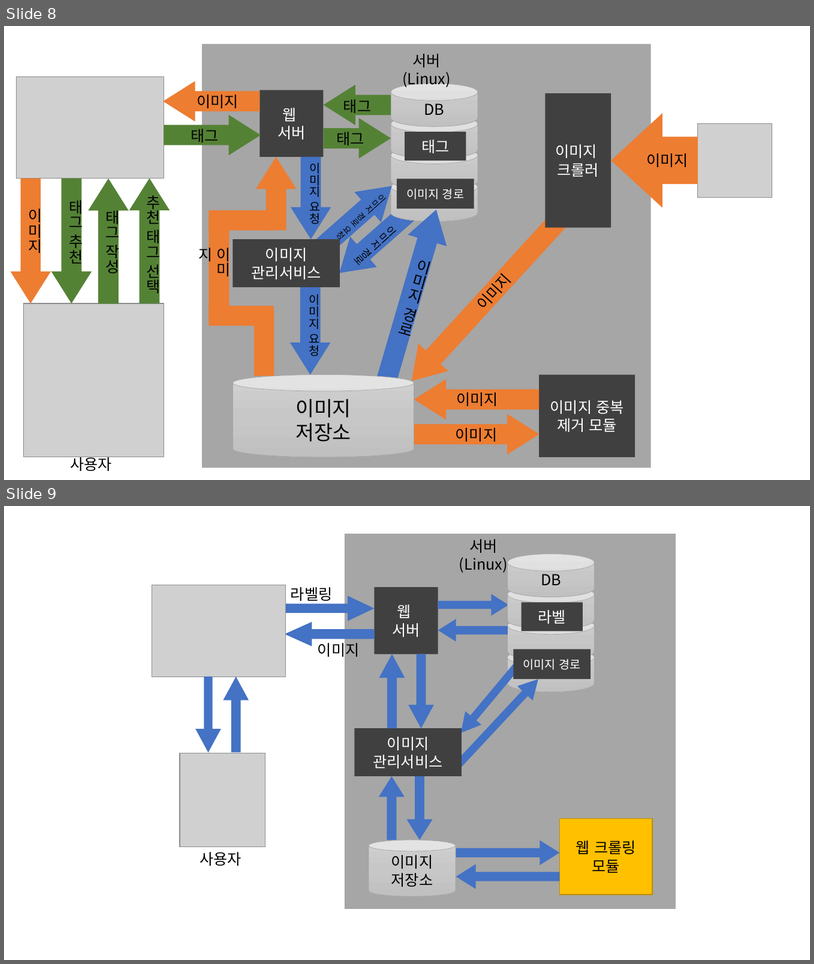
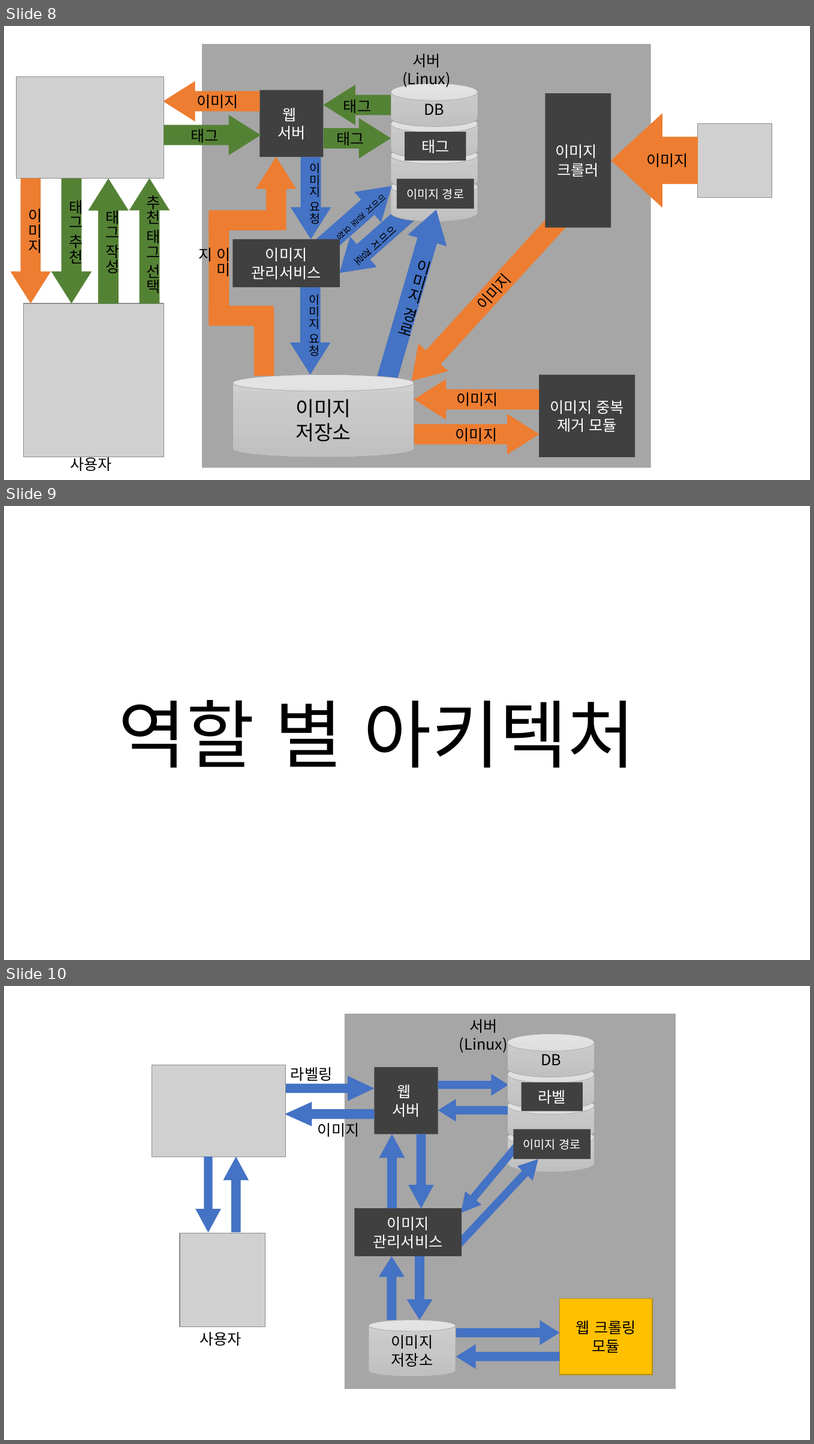
Before and after one commit to DCUSnSLab/Image-Labeling-Project, a slide deck: mdRes/Image_Labeling_Architecture_(ing).pptx. Shown one above the other, each under a label of ours: slides 8 and 9 before the commit, slides 8, 9 and 10 after it. The pictures are 814x964 and 814x1444 pixels, drawn with LibreOffice and Linux fonts; fonts in the diff are those of the drawing; grey boxes stand for pictures. Boxes give left, top, right and bottom in pixels: in the first picture for what was removed or moved away, otherwise in the second. Text is boxed around its words. In the diff, an @@ line names an element or a change of style, - is before the commit and + after.

Commit message:
아키텍처 수정

```diff
--- a/mdRes/Image_Labeling_Architecture_(ing).pptx
+++ b/mdRes/Image_Labeling_Architecture_(ing).pptx
@@ slide 9 added at (4, 506, 810, 960), background #FFFFFF @@
@@ text added at (119, 700, 636, 768), 88 pt, text #000000 @@
+역할 별 아키텍처
@@ what was slide 9 is now slide 10 @@
```
Also in this commit, not shown: 1 slide changed, 17 other slides added.
